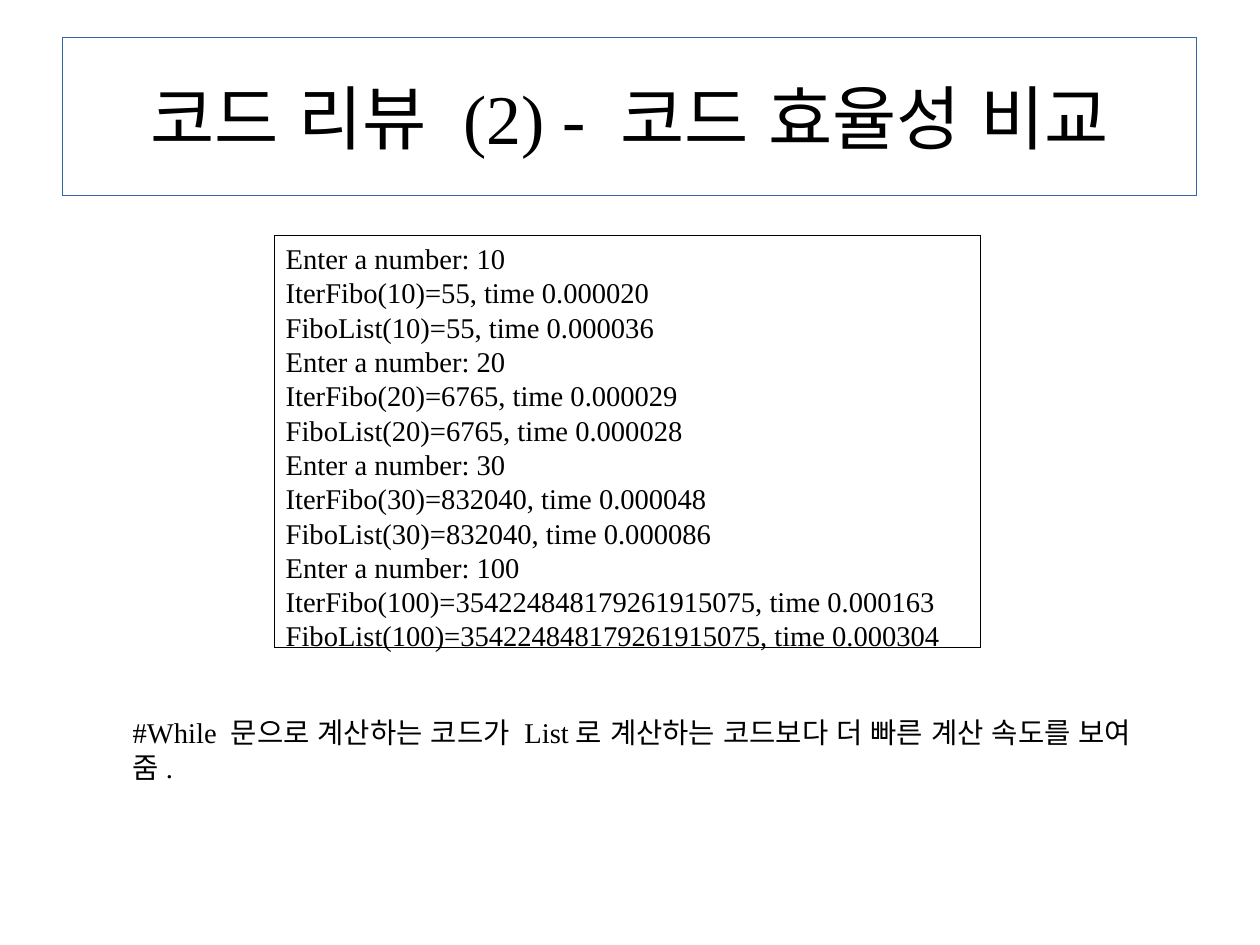
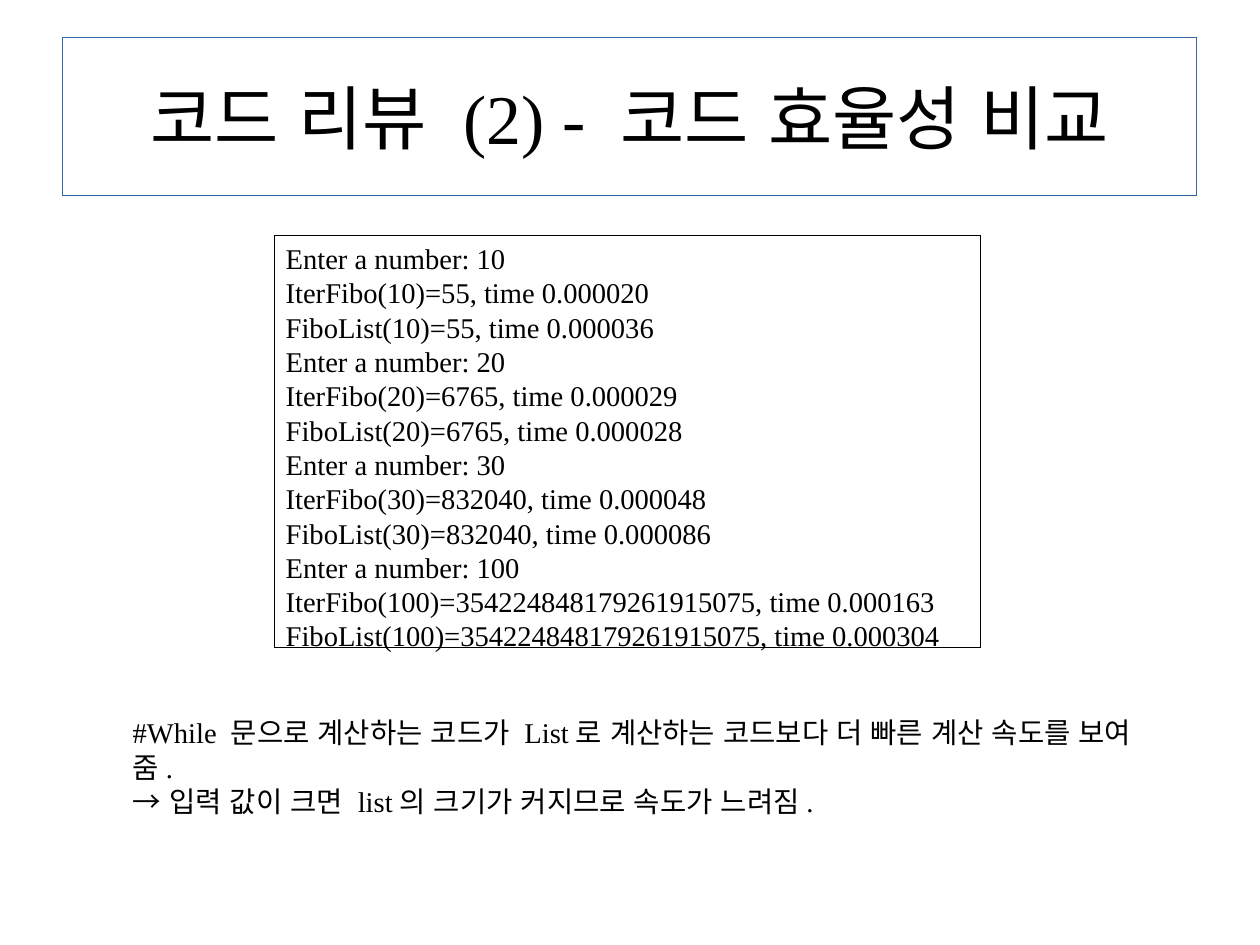
Before and after one commit to sw-proj-2-2017/class-2-Boyzmsc, a slide deck: slide 3 of presentation-4.odp. Drawn at 1260x945 pixels with LibreOffice and Linux fonts; fonts in the diff are those of the drawing. Boxes give left, top, right and bottom in pixels: in the first picture for what was removed or moved away, otherwise in the second. Text is boxed around its words. In the diff, an @@ line names an element or a change of style, - is before the commit and + after.

Commit message:
presentation-4

```diff
--- a/presentation-4.odp
+++ b/presentation-4.odp
@@ text at box(169, 788, 800, 815): paragraph added @@
+→ 입력 값이 크면 list의 크기가 커지므로 속도가 느려짐.
```
